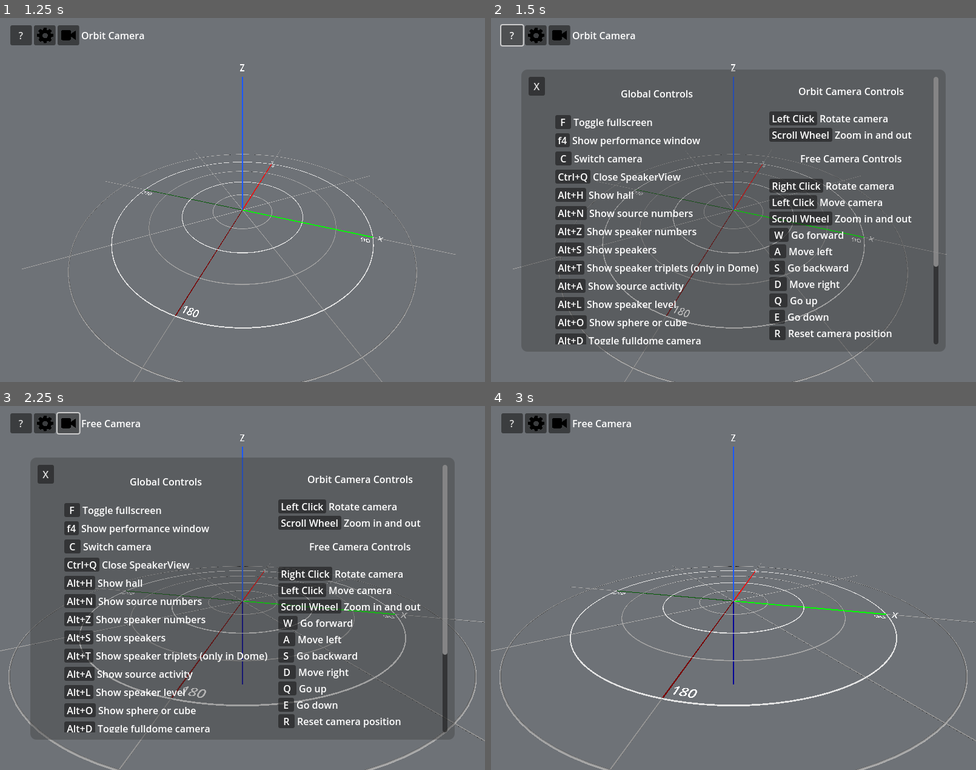
Above: before the commit, frames 1-4 (two rows, left to right).
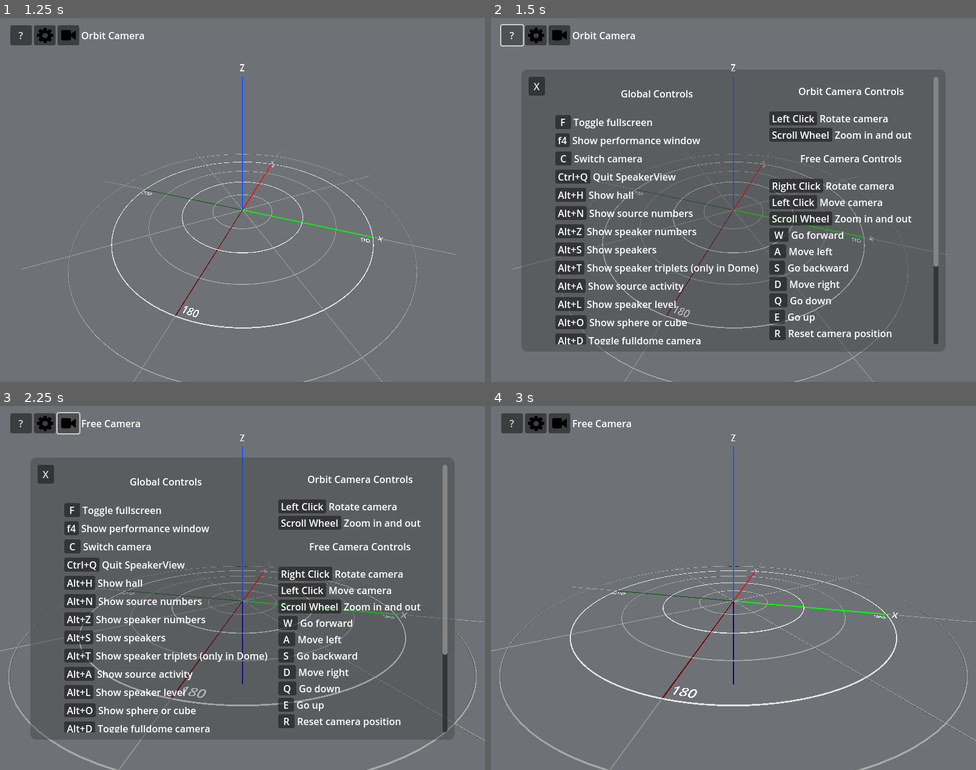
Above: after the commit, the same moments.

Repository: GRIS-UdeM/SpeakerView
Game: Godot game, scene res://scenes/speakerview.tscn
Same seed, same stepped clock (60 frames per second), same inputs: the game is played once before the commit and once after it.
Inputs (mouse positions are in pixels of both pictures, inside the frame that each line leads up to):
- Up to frame 1 (1.25 s): click "Ok !" at 0.5 s
- Up to frame 2 (1.5 s): click "?" at 1.25 s
- Up to frame 3 (2.25 s): click (67, 424) at 2 s
- Up to frame 4 (3 s): click "X" at 2.75 s

Frame 1 is identical in both runs. In frame 2, 0.3% of the frame differs, in the area x 21-71%, y 42-84%; in frame 3, 0.3%; in frame 4, nothing differs.

Commit message:
Fixed some key binding (#32)

Diff:
--- a/keybinding.gd
+++ b/keybinding.gd
@@ -5,7 +5,7 @@
 ## This will need to change if we add a keybinding that specifically
 ## uses Control instead of Cmd on MacOS
 func macos_keybinding_substitutions(text):
-	return text.replace("Ctrl", "⌘").replace("Alt", "⌥")
+	return text.replace("Ctrl+", "⌘ ").replace("Alt+", "⌥ ")
 
 ## This is the text variable that you can change in the editor. Use Windows/Linux
 ## Conventions (Ctrl, Alt, ...) and they will be translated to macOS translation
--- a/scenes/speakerview.tscn
+++ b/scenes/speakerview.tscn
@@ -381,7 +381,7 @@
 [node name="CloseSpeakerViewKeyBinging" parent="HelpPanel/Panel/MarginContainer/ScrollContainer/HBoxContainer/GlobalControls" instance=ExtResource("4_b1xjj")]
 layout_mode = 2
 keybinding_text = "Ctrl+Q"
-help_text = "Close SpeakerView"
+help_text = "Quit SpeakerView"
 
 [node name="KeybindingHelp5" parent="HelpPanel/Panel/MarginContainer/ScrollContainer/HBoxContainer/GlobalControls" instance=ExtResource("4_b1xjj")]
 layout_mode = 2
@@ -504,12 +504,12 @@
 [node name="KeybindingHelp7" parent="HelpPanel/Panel/MarginContainer/ScrollContainer/HBoxContainer/CameraControls" instance=ExtResource("4_b1xjj")]
 layout_mode = 2
 keybinding_text = " Q "
+help_text = "Go down"
+
+[node name="KeybindingHelp8" parent="HelpPanel/Panel/MarginContainer/ScrollContainer/HBoxContainer/CameraControls" instance=ExtResource("4_b1xjj")]
+layout_mode = 2
+keybinding_text = " E "
 help_text = "Go up"
-
-[node name="KeybindingHelp8" parent="HelpPanel/Panel/MarginContainer/ScrollContainer/HBoxContainer/CameraControls" instance=ExtResource("4_b1xjj")]
-layout_mode = 2
-keybinding_text = " E "
-help_text = "Go down"
 
 [node name="KeybindingHelp9" parent="HelpPanel/Panel/MarginContainer/ScrollContainer/HBoxContainer/CameraControls" instance=ExtResource("4_b1xjj")]
 layout_mode = 2
